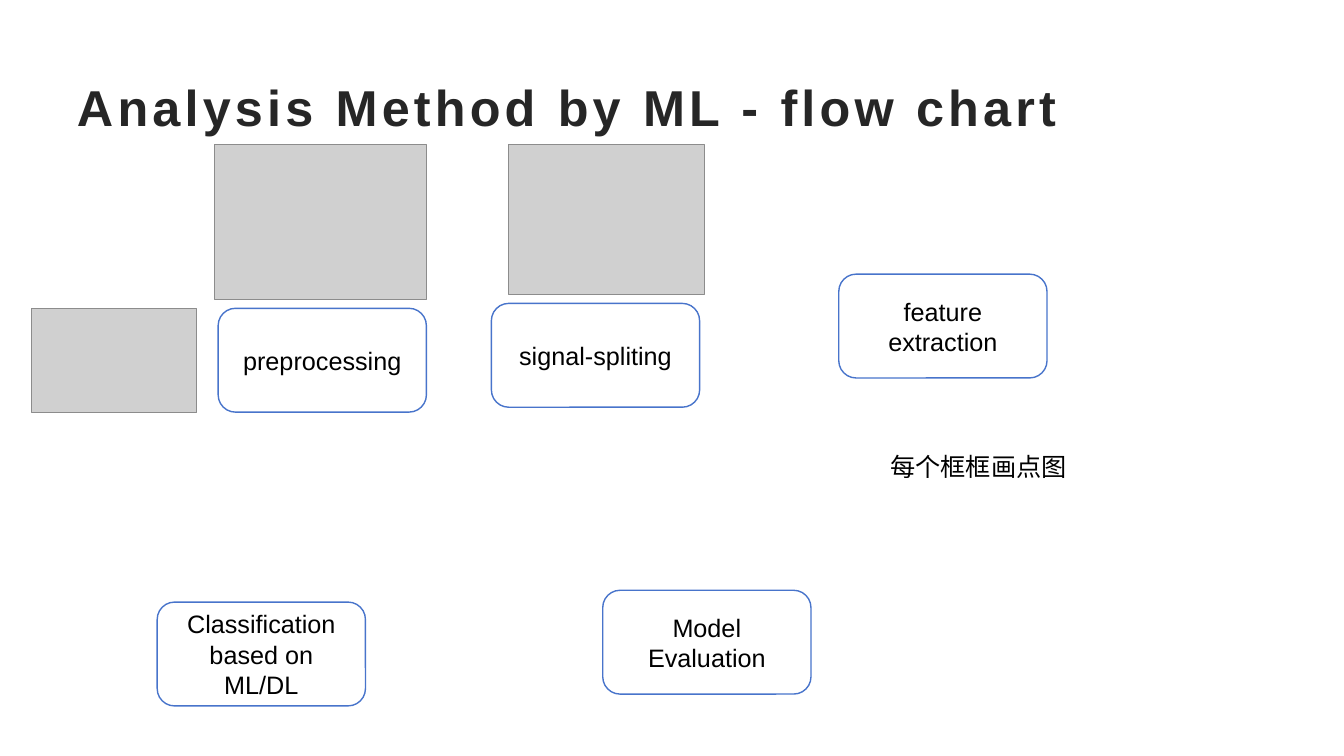
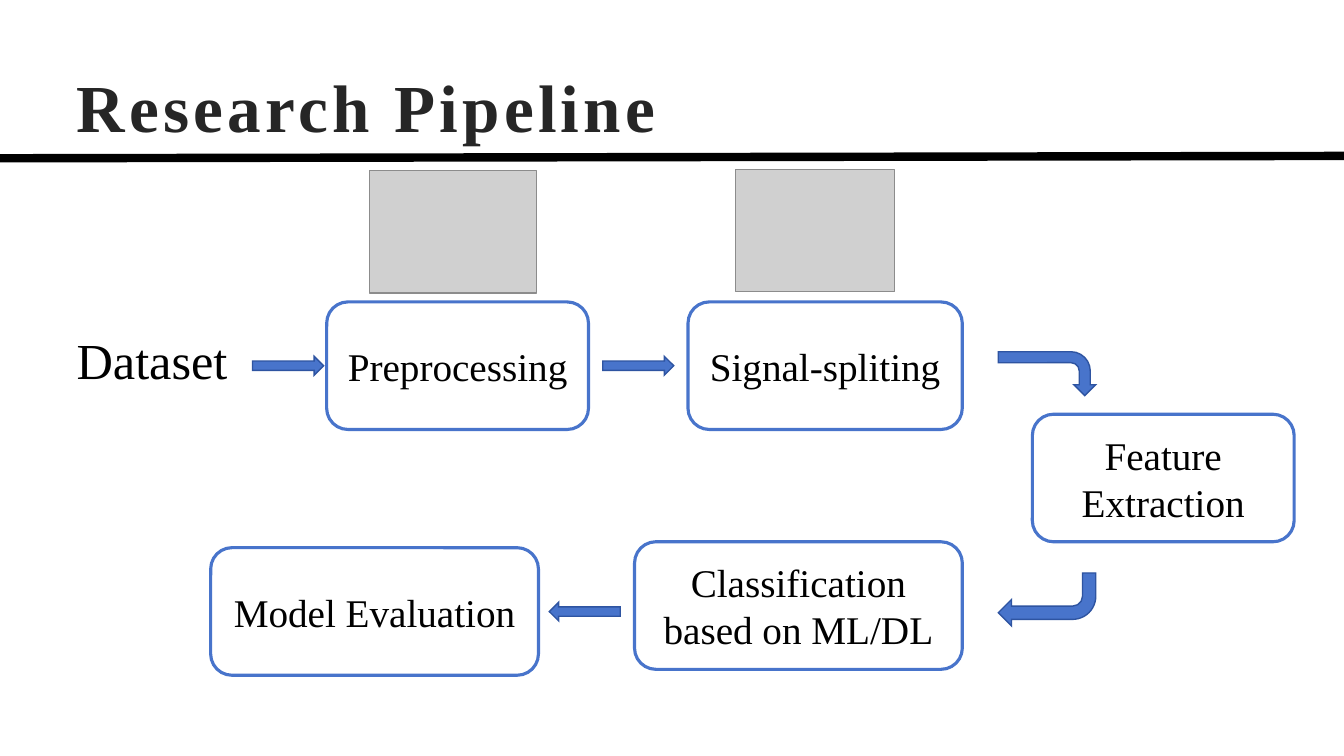
Before and after one commit to TonyHGF/EEG-Sleep-Staging, a slide deck: slide 8 of pre/slides.pptx. Drawn at 1344x756 pixels with LibreOffice and Linux fonts; fonts in the diff are those of the drawing; grey boxes stand for pictures. Boxes give left, top, right and bottom in pixels: in the first picture for what was removed or moved away, otherwise in the second. Text is boxed around its words. In the diff, an @@ line names an element or a change of style, - is before the commit and + after.

```diff
--- a/pre/slides.pptx
+++ b/pre/slides.pptx
@@ title at [77, 85, 655, 145]: text changed; size 36 to 48 pt; font Arial to Times New Roman @@
-Analysis Method by ML - flow chart
+Research Pipeline
@@ line added from (0, 158) to (1344, 156), #000000 6 pt @@
@@ picture: place and size @@
-picture at [215, 145, 426, 300]
+picture at [370, 171, 536, 293]
@@ picture: place and size @@
-picture at [509, 145, 705, 294]
+picture at [735, 169, 895, 291]
@@ picture removed at [32, 309, 198, 413] @@
@@ rounded rectangle "Preprocessing": place and size @@
-rounded rectangle "Preprocessing" at [218, 309, 426, 412]
+rounded rectangle "Preprocessing" at [327, 302, 589, 431]
@@ rounded rectangle "Signal-spliting": place and size @@
-rounded rectangle "Signal-spliting" at [492, 303, 701, 407]
+rounded rectangle "Signal-spliting" at [689, 302, 963, 431]
@@ text added at [77, 346, 228, 380], 36 pt, text #000000 @@
+Dataset
@@ right arrow added at [253, 357, 324, 376], fill #4874CB, outline #2E54A1 1 pt @@
@@ text in rounded rectangle at [348, 355, 568, 388]: text changed; size 18 to 28 pt; font Arial to Times New Roman @@
-preprocessing
+Preprocessing
@@ right arrow added at [603, 357, 674, 376], fill #4874CB, outline #2E54A1 1 pt @@
@@ text in rounded rectangle at [710, 353, 940, 388]: text changed; size 18 to 28 pt; font Arial to Times New Roman @@
-signal-spliting
+Signal-spliting
@@ bent arrow added at [999, 351, 1096, 396], fill #4874CB, outline #2E54A1 1 pt @@
@@ outline #4874CB 1 pt to #4874CB 2.25 pt in 3 elements at [327, 302, 589, 431], [689, 302, 963, 431], [1032, 414, 1295, 542] @@
@@ rounded rectangle "Feature": place and size @@
-rounded rectangle "Feature" at [839, 274, 1048, 378]
+rounded rectangle "Feature" at [1032, 414, 1295, 542]
@@ text in rounded rectangle at [1082, 444, 1245, 518]: text changed; size 18 to 28 pt; font Arial to Times New Roman @@
-feature extraction
+Feature
+Extraction
@@ text removed at [890, 454, 1066, 478] @@
-每个框框画点图
@@ rounded rectangle "Model Evaluation" at [211, 547, 538, 676]: size 18 to 28 pt, font Arial to Times New Roman; outline #4874CB 1 pt to #4874CB 2.25 pt @@
@@ rounded rectangle "Model Evaluation": place and size @@
-rounded rectangle "Model Evaluation" at [603, 591, 812, 695]
+rounded rectangle "Model Evaluation" at [211, 547, 538, 676]
@@ rounded rectangle "Classification based on ML/DL": place and size @@
-rounded rectangle "Classification based on ML/DL" at [157, 602, 366, 706]
+rounded rectangle "Classification based on ML/DL" at [635, 542, 963, 670]
@@ rounded rectangle "Classification based on ML/DL" at [635, 542, 963, 670]: size 18 to 28 pt, font Arial to Times New Roman; outline #4874CB 1 pt to #4874CB 2.25 pt @@
@@ bent arrow added at [998, 573, 1096, 626], fill #4874CB, outline #2E54A1 1 pt @@
@@ right arrow added at [549, 602, 620, 621], fill #4874CB, outline #2E54A1 1 pt @@
```
Also in this commit, not shown: 8 other slides changed, 6 slides added, 2 slides removed, 8 other files.
